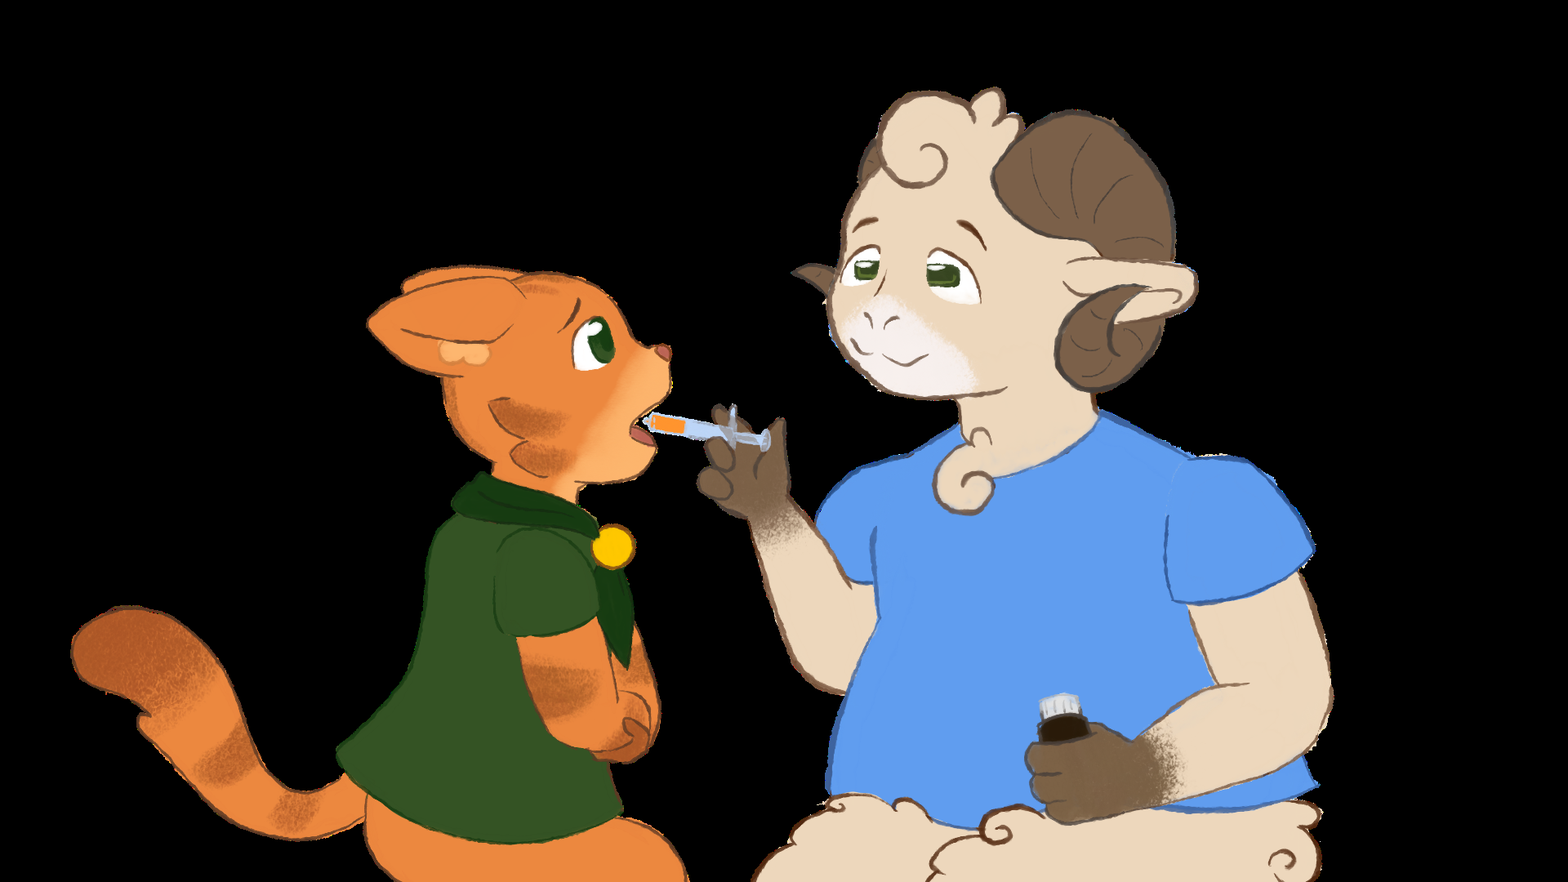
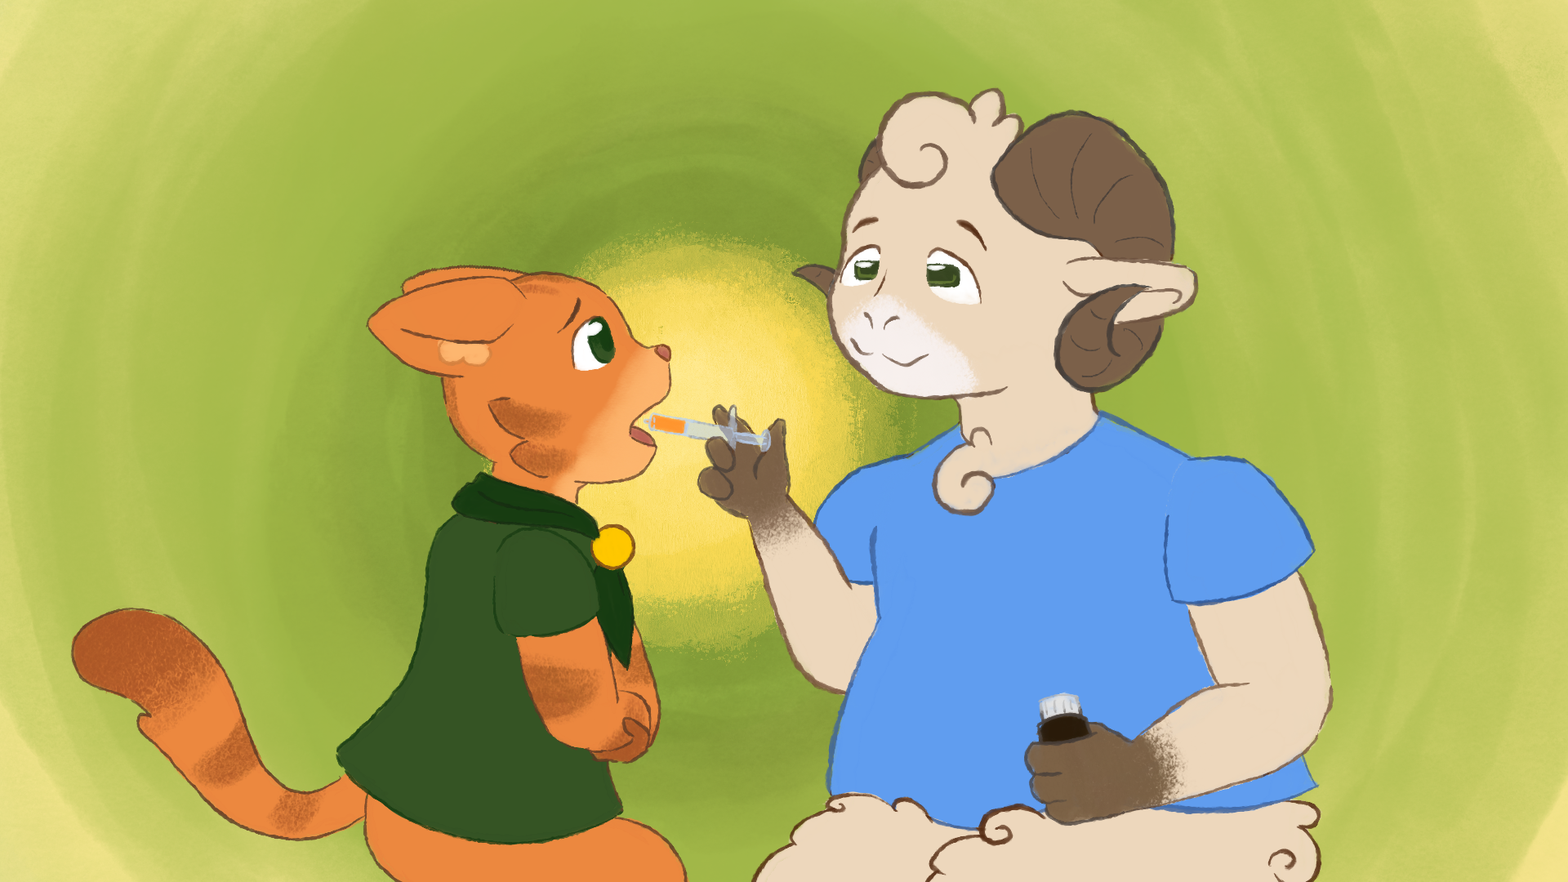
Two versions of the same layered image (1568x882). Layer-by-layer changes:
added group "Body" (1st of 2, in "Schaf") with 8 layers in group "Schaf" over <box>750,86,1324,882</box>
moved "Ebene 47" into group "Body" over <box>815,132,1165,379</box>
added layer "Ebene 31" in group "Body" over <box>750,86,1323,882</box>
renamed "Arm L" to "Eyes", moved it into group "Body" over <box>837,243,1335,828</box>
renamed "Ebene 32" to "Aus Auswahl", painted on it over <box>838,243,1335,828</box>
renamed "Ebene 41" to "Ebene 46", painted on it over <box>854,261,1334,826</box>
removed group "Neue Gruppe" (7 layers) from group "Schaf" over <box>750,86,1324,882</box>
renamed "Ebene 31" to "Ebene 41", moved it into group "Body", painted on it over <box>750,86,1324,882</box>
renamed "Ebene 43" to "Aus Auswahl", moved it into group "Unterarm", painted on it over <box>641,291,966,697</box>
renamed "Ebene 41" to "Aus Auswahl", moved it into group "Unterarm", painted on it over <box>642,89,1324,882</box>
renamed "Arm R" to "Oberarm", moved it into group "Arm R" over <box>641,331,927,697</box>
renamed "Ebene 38" to "Ebene 33", painted on it over <box>667,331,927,687</box>
added group "Body" (2nd of 2, in "Kätzchen") with 9 layers in group "Kätzchen" over <box>335,267,691,882</box>
added layer "Ebene 5" in group "Body" over <box>335,270,689,882</box>
renamed "Body" to "Eye", moved it into group "Body" over <box>335,267,691,882</box>
renamed "Ebene 5" to "Ebene 25", painted on it over <box>335,270,689,882</box>
renamed "Ebene 22" to "Ebene 8", moved it into group "Body", painted on it over <box>335,267,691,882</box>
removed layer "Ebene 8" (in "Kätzchen" › "Body") from group "Body" over <box>335,271,691,882</box>
added layer "Ebene 49" above "Ebene 50" over <box>476,217,921,666</box>
added layer "Ebene 50" above "Hintergrund" over <box>0,0,1568,882</box>
…and 19 more changes (6 added, 5 painted, 5 removed, 5 renamed, 6 stack)